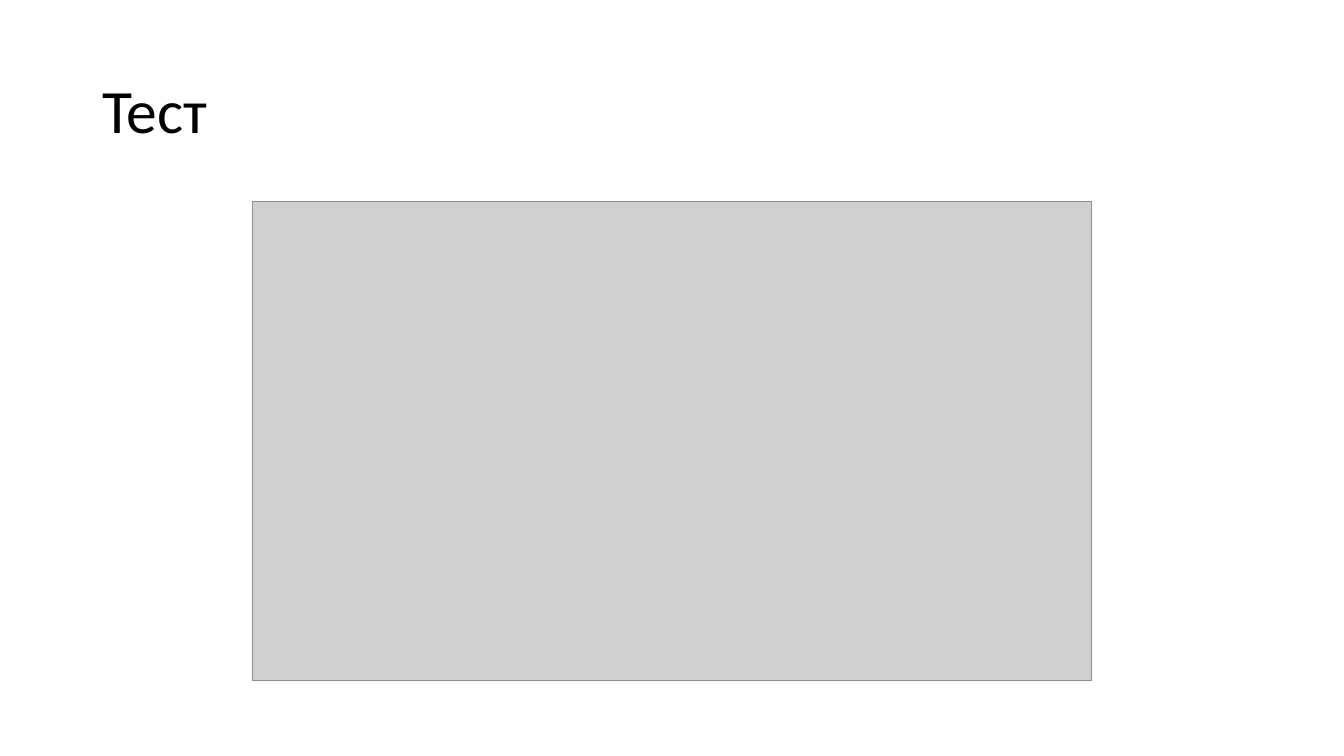
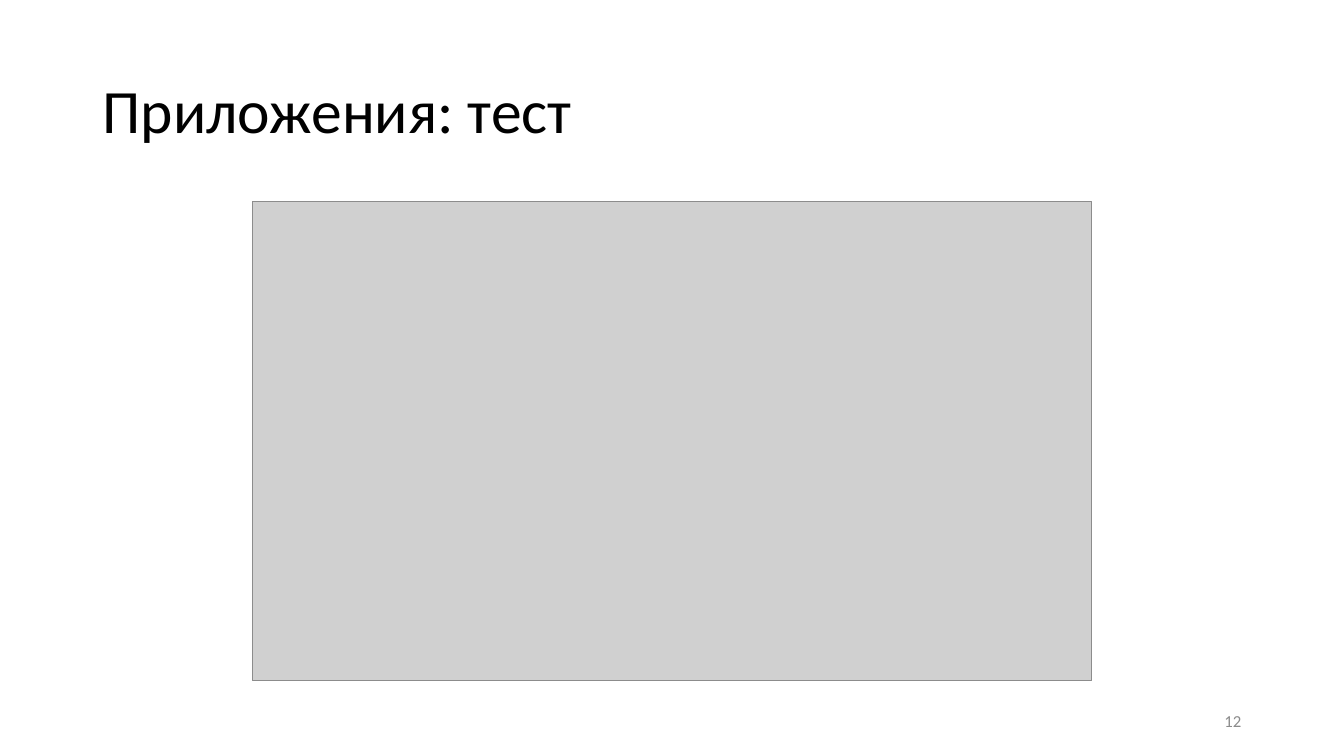
Before and after one commit to KerkDovan/GPO, a slide deck: slide 12 of Конференции/Международная научно-практическая конференция -Электронные средства и системы управления-/Выступление/Презентация.pptx (slide 5 before the commit). Drawn at 1344x756 pixels with LibreOffice and Linux fonts; fonts in the diff are those of the drawing; grey boxes stand for pictures. Boxes give left, top, right and bottom in pixels: in the first picture for what was removed or moved away, otherwise in the second. Text is boxed around its words. In the diff, an @@ line names an element or a change of style, - is before the commit and + after.

```diff
--- a/Конференции/Международная научно-практическая конференция -Электронные средства и системы управления-/Выступление/Презентация.pptx
+++ b/Конференции/Международная научно-практическая конференция -Электронные средства и системы управления-/Выступление/Презентация.pptx
@@ title at [102,93,572,143]: text changed @@
-Тест
+Приложения: тест
@@ page number added at [1224,716,1241,727], 12 pt, text #8C8C8C @@
+12
```
Also in this commit, not shown: 7 other slides changed, 8 slides added, 3 other files.
